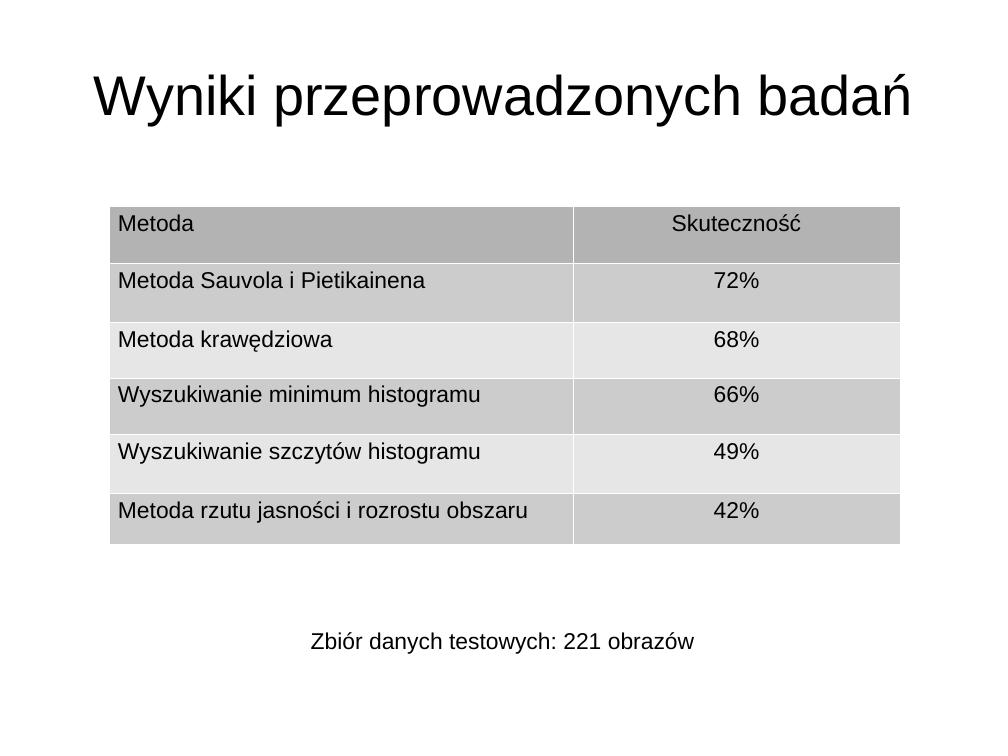
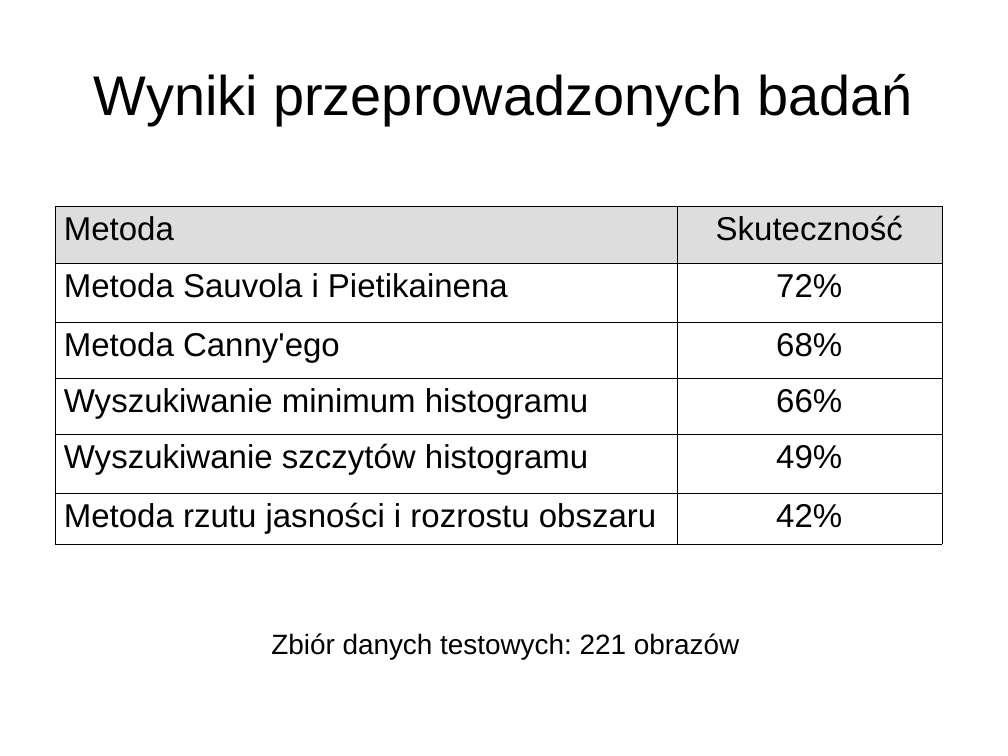
Before and after one commit to loganek/number-plate-recognition, a slide deck: slide 15 of doc/presentations/final-presentation.odp (slide 10 before the commit). Drawn at 1008x756 pixels with LibreOffice and Linux fonts; fonts in the diff are those of the drawing. Boxes give left, top, right and bottom in pixels: in the first picture for what was removed or moved away, otherwise in the second. Text is boxed around its words. In the diff, an @@ line names an element or a change of style, - is before the commit and + after.

```diff
--- a/doc/presentations/final-presentation.odp
+++ b/doc/presentations/final-presentation.odp
@@ table at [55,206,942,544] @@
-row 3, column 1: Metoda krawędziowa
+row 3, column 1: Metoda Canny'ego
@@ fill #B3B3B3 to #DDDDDD in row 1 @@
@@ fill #CCCCCC to none in 6 cells @@
@@ fill #E6E6E6 to none in 4 cells @@
@@ size 18 to 26 pt @@
@@ borders changed @@
@@ table: place and size @@
-table at [109,206,900,544]
+table at [55,206,942,544]
@@ text "Zbiór danych testowych: 221 obrazów": place and size @@
-text "Zbiór danych testowych: 221 obrazów" at [311,632,694,654]
+text "Zbiór danych testowych: 221 obrazów" at [271,633,739,659]
@@ text "Zbiór danych testowych: 221 obrazów" at [271,633,739,659]: size 18 to 22 pt @@
```
Also in this commit, not shown: 3 other slides changed, 6 slides added.
